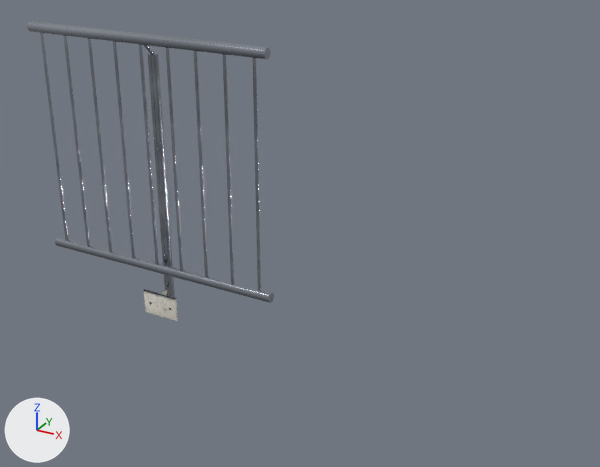
Two versions of the glTF model public/katalog/modelle/gelaender-125.gltf, one commit apart.
One viewpoint serves both versions: a 50 mm lens placed at (1.89, -2.32, 1.64), pointed at (0.6, 0.03, 0.46). The lights are fixed; the arrows at lower left show +X, +Y and +Z. The older version comes first. Vertices at exactly the same position are counted once.

In view in the first picture: 'SK1527_Geländer-125.001'.
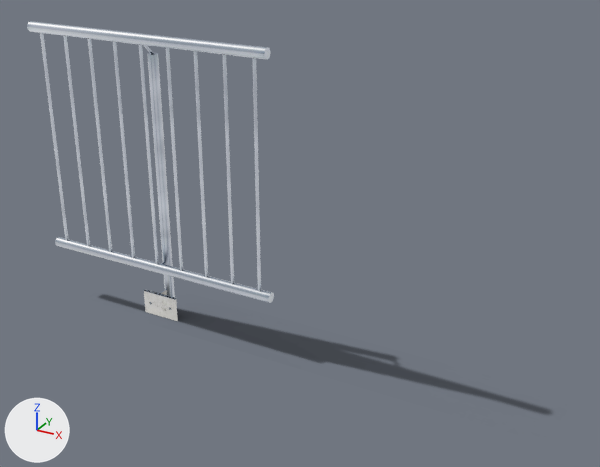
What differs and where, as boxes (x1, y1, x2, y2) in the pictures (600 x 467 px):
'Schatten', added: after (100, 295, 550, 414)
part 1 of me_sk1527_geländer_125_001, surface changed: (144, 54, 233, 321) in both
part 2 of me_sk1527_geländer_125_001, recoloured (lighter): (27, 21, 274, 310) in both
part 3 of me_sk1527_geländer_125_001, recoloured: (144, 290, 178, 321) in both

The change in detail:
Picture 'gelaender-125_licht' (img_gelaender_125_licht) is new.
Picture 'gelaender-125_schatten' (img_gelaender_125_schatten) is new.
Material 'Beton_web.020' (mat_beton_web_020) is new.
Uses the picture img_gelaender_125_licht.
Material 'Stahl_web.011' (mat_stahl_web_011) is new.
Uses the picture img_gelaender_125_licht.
Material 'Schatten.018' (mat_schatten_018) is new.
Uses the picture img_gelaender_125_schatten.
me_sk1527_geländer_125_001 has 3058 vertices, 2567 faces and spans x -0.515..0.515, y -0.051..0.051, z 0.0..1.12.
me_sk1527_geländer_125_001 is used by ob_sk1527_geländer_125_001; location (0.0, 0.0, 0.0).
me_sk1527_geländer_125_001 part 1: 1009 kept faces spanning x -0.471..0.471, y -0.038..0.051, z 0.0..1.092 get new texture (UV) coordinates.
me_sk1527_geländer_125_001 part 2: 2218 faces spanning x -0.515..0.515, y -0.051..0.051, z 0.0..1.12 switch from mat_stahl_web_039 to mat_stahl_web_011.
me_sk1527_geländer_125_001 part 3: 346 faces spanning x -0.08..0.08, y -0.032..0.051, z 0.0..0.104 switch from mat_beton_web_051 to mat_beton_web_020.
Mesh me_schatten is new.
It has 4 vertices, 2 faces and spans x -0.37..1.57, y -0.1..0.19, z 0.0.
It uses material mat_schatten_018.
Object 'Schatten' (ob_schatten) is new; it shows me_schatten.
Its location is (0.0, 0.0, 0.0).
